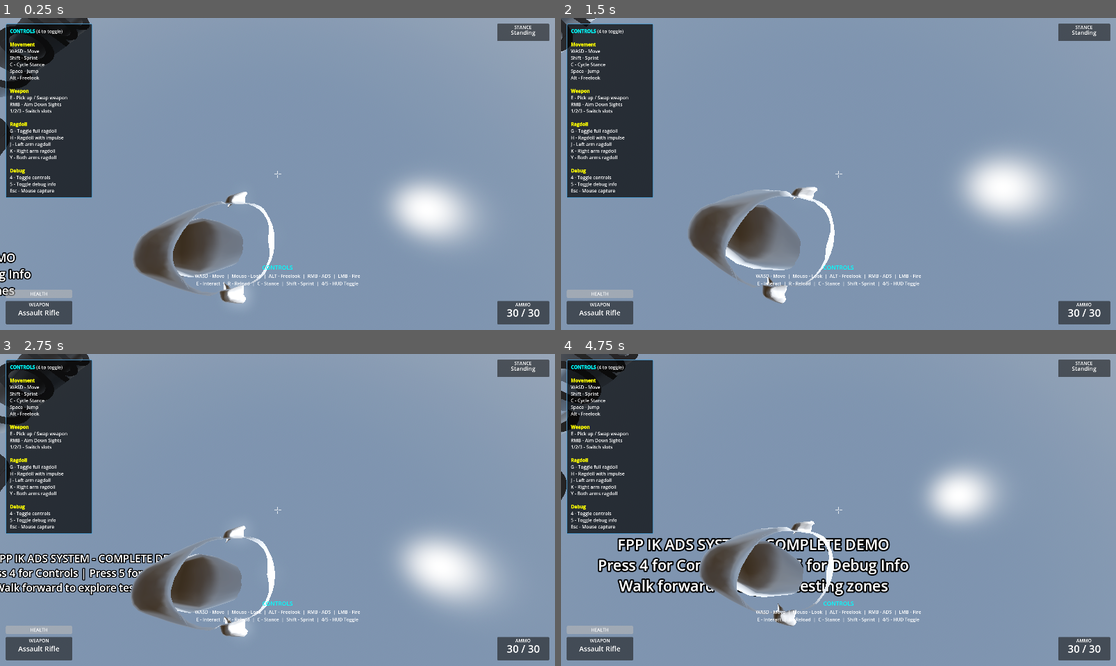
Above: before the commit, frames 1-4 (two rows, left to right).
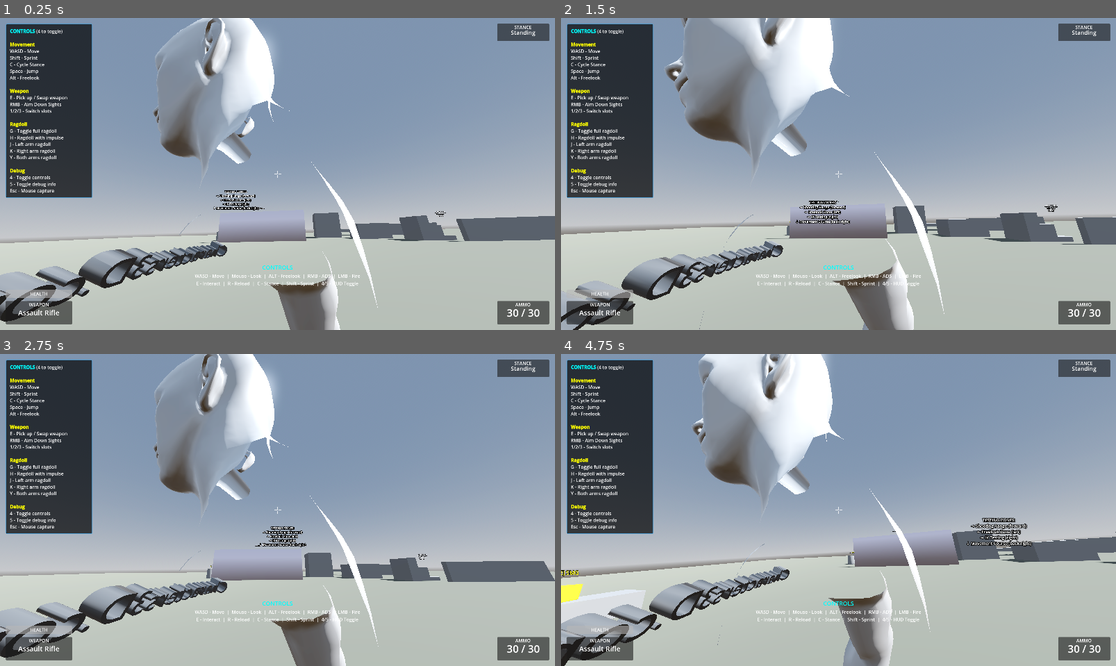
Above: after the commit, the same moments.

Repository: lmf-git/fpp-ik-ads
Game: Godot game, scene res://scenes/enhanced_demo.tscn
Two runs of this game, one before a commit and one after it. Both use one fixed random seed, a clock stepped at 60 frames per second and the inputs below.
Inputs (mouse positions are in pixels of both pictures, inside the frame that each line leads up to):
- Up to frame 1 (0.25 s): no input
- Up to frame 2 (1.5 s): tap Enter at 0.5 s; move the mouse to (866, 174) at 0.52 s; hold Right mouse button (aim_down_sights) 0.53-1.28 s; hold W (move_forward) from 0.53 s (still down); click (866, 174) at 0.67 s; tap Space (jump) at 0.77 s; move the mouse to (810, 174) at 1.27 s; tap C (crouch) at 1.35 s
- Up to frame 3 (2.75 s): keep holding W (move_forward); tap Space (jump) at 1.52 s; move the mouse to (288, 503) at 2.02 s; press the mouse at (288, 503) at 2.03 s
- Up to frame 4 (4.75 s): keep holding W (move_forward); move the mouse to (832, 516) at 2.77 s; release the mouse at (832, 516) at 2.78 s; tap Alt (freelook) at 2.85 s; click (832, 516) at 2.92 s; tap Space (jump) at 3.02, 3.77, 4.52 s; move the mouse to (877, 513) at 3.52 s; tap E (interact) at 3.6 s; move the mouse to (794, 506) at 4.27 s; tap Shift (sprint) at 4.35 s

The runs differ from the first frame. In frame 1, 52% of the frame differs, in the area x 0-100%, y 0-100%; in frame 2, 56%; in frame 3, 51%; in frame 4, 59%.

Commit message:
Fix FPS camera orientation and remove missing Spine1 bone
**FPS Camera Fix:**
- Rotated camera -90° around X-axis to face forward instead of upward
- Transform: Transform3D(1, 0, 0, 0, 0, 1, 0, -1, 0, 0, 0.15, 0)
- This compensates for the head bone's upward orientation
- Camera now properly faces the same direction as character model

Rotation Matrix Explanation:
- Identity Y-up orientation was causing camera to look at sky
- Applied -90° X-axis rotation: [1, 0, 0], [0, 0, 1], [0, -1, 0]
- Transforms camera's forward vector from +Y to -Z (Godot camera forward)
- Position offset: 0.15 units forward from head bone center

**Ragdoll Bone List Cleanup:**
- Removed spine1 from ragdoll bone generation list
- The skeleton doesn't contain a 'characters3d.com___Spine1' bone
- Was causing warning: "Bone 'characters3d.com___Spine1' not found"
- Ragdoll still functions correctly with hips, spine, neck, head hierarchy
- Spine1 was redundant for ragdoll physics purposes

Result: Camera now correctly faces forward matching character direction,
and no more missing bone warnings during ragdoll initialization.

Diff:
--- a/scenes/character_skeleton_player_refactored.tscn
+++ b/scenes/character_skeleton_player_refactored.tscn
@@ -49,7 +49,7 @@
 
 [node name="FPSCamera" type="Camera3D" parent="CharacterModel/RootNode/Skeleton3D/HeadAttachment"]
 unique_name_in_owner = true
-transform = Transform3D(1, 0, 0, 0, 1, 0, 0, 0, 1, 0, 0, 0.15)
+transform = Transform3D(1, 0, 0, 0, 0, 1, 0, -1, 0, 0, 0.15, 0)
 
 [node name="InteractionRay" type="RayCast3D" parent="CharacterModel/RootNode/Skeleton3D/HeadAttachment/FPSCamera"]
 unique_name_in_owner = true
--- a/scripts/resources/bone_config.gd
+++ b/scripts/resources/bone_config.gd
@@ -48,7 +48,7 @@
 ## Get all main body bones for ragdoll generation
 func get_ragdoll_bones() -> Array[StringName]:
 	return [
-		hips, spine, spine1, neck, head,
+		hips, spine, neck, head,
 		l_shoulder, l_upper_arm, l_lower_arm, l_hand,
 		r_shoulder, r_upper_arm, r_lower_arm, r_hand,
 		l_upper_leg, l_lower_leg, l_foot,
